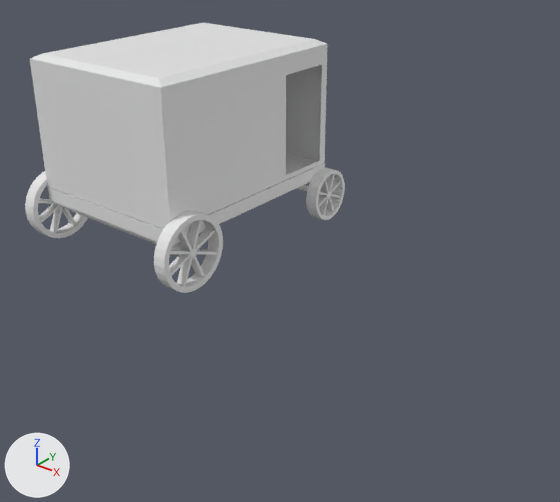
One commit to the glTF model src/buggy/Buggy.glb: the scene before it, then after it.
Camera for both pictures: a camera (50 mm lens) standing at (6.83, -10.31, 7.18) and looking at (-1.59, 0.22, 0.65). Every picture has the same lights, and +X, +Y and +Z are marked at lower left. Where no turn or scale is listed for an object, it has been applied to the vertices. Vertices at the same position are counted once.

The scene before the commit, as lines of its bpy script (objects in view):
```python
me_cube = bpy.data.meshes.new('Cube')
me_cube.from_pydata(...)  # 30 vertices, 52 faces; spans x -1.84..1.84, y -2.91..2.91, z -2.91..2.91
me_cube_001 = bpy.data.meshes.new('Cube.001')
me_cube_001.from_pydata(...)  # 36 vertices, 68 faces; spans x -1.82..1.82, y -1.82..3.04, z -0.14..0.61
me_cylinder_019 = bpy.data.meshes.new('Cylinder.019')
me_cylinder_019.from_pydata(...)  # 408 vertices, 808 faces; spans x -0.14..4.05, y -0.78..0.78, z -0.76..0.76
me_cylinder_020 = bpy.data.meshes.new('Cylinder.020')
me_cylinder_020.from_pydata(...)  # 408 vertices, 808 faces; spans x -0.58..0.58, y -0.56..0.56, z -4.08..0.14
ob_cube = bpy.data.objects.new('Cube', me_cube_001)
ob_cube.location = (-4.67, 0.38, 1.13)
ob_cube_003 = bpy.data.objects.new('Cube.003', me_cube)
ob_cube_003.location = (-4.69, 0.98, 2.67)
ob_cube_003.scale = (1.0, 0.83, 0.473)
ob_cylinder_001 = bpy.data.objects.new('Cylinder.001', me_cylinder_019)
ob_cylinder_001.location = (-6.63, -1.1, 0.79)
ob_cylinder_004 = bpy.data.objects.new('Cylinder.004', me_cylinder_020)
ob_cylinder_004.location = (-6.64, 3.28, 0.61)
ob_cylinder_004.rotation_euler = (0.0, -1.571, 0.0)  # degrees (0, -90, 0)
```
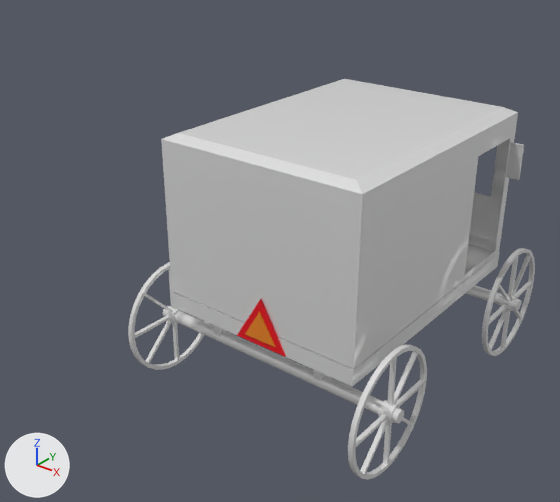
Where the change shows, as pixel boxes [x1, y1, x2, y2] in the pictures (560 x 502 px):
'Cube.003', reshaped, moved (20% wider, 41% taller)
    before: [30, 23, 328, 229]
    after: [161, 79, 518, 369]
'Cylinder', added
    after: [128, 262, 427, 480]
'Cube', recoloured, moved
    before: [48, 163, 325, 245]
    after: [173, 253, 499, 387]
'Cylinder.001', deleted
    before: [25, 171, 223, 293]
'Cylinder.004', reshaped, moved, turned, rescaled
    before: [297, 168, 345, 220]
    after: [465, 248, 535, 356]
'Cube.008', added (red)
    after: [237, 299, 286, 357]
'Cube.011', added
    after: [506, 142, 524, 180]
'Cube.009', added (orange)
    after: [245, 311, 276, 347]
'Cube.012', added
    after: [313, 370, 327, 382]
'Cube.006', added
    after: [213, 325, 226, 336]
part 1 of me_cube, built on
    before: [161, 56, 322, 221]
    after: [354, 135, 510, 368]
part 2 of me_cube, recoloured
    before: [30, 23, 328, 229]
    after: [161, 79, 518, 369]
part 3 of me_cylinder_020, added
    after: [465, 285, 521, 311]
part 4 of me_cylinder_020, deleted
    before: [306, 168, 345, 220]
part 5 of me_cylinder_020, deleted
    before: [318, 174, 341, 216]
part 6 of me_cylinder_020, built on
    before: [297, 185, 325, 195]
part 7 of me_cylinder_020, added
    after: [482, 248, 535, 356]

Edits to the bpy script that builds the scene:
```text
Change me_cube_001:
    where me_cube_001.from_pydata(...)  # 36 vertices, 68 faces; spans x -1.82..1.82, y -1.82..3.04, z -0.14..0.61
    add me_cube_001.materials.append(mat_black)  # white #ffffff
Change me_cylinder_020:
    used by ob_cylinder_004; location = (-6.64, 3.28, 0.61); rotation_euler = (0.0, -1.571, 0.0), in degrees (0, -90, 0)
    remove me_cylinder_020.from_pydata(...)  # 408 vertices, 808 faces; spans x -0.58..0.58, y -0.56..0.56, z -4.08..0.14
    add me_cylinder_020.from_pydata(...)  # 704 vertices, 1340 faces; spans x -1.0..1.0, y -1.0..1.0, z -4.48..116.77
    me_cylinder_020 part 3: a new loose piece, a 32-sided cylinder along z spanning x -0.1..0.1, y -0.1..0.1, z -4.48..116.77, in mat_black (white #ffffff)
    me_cylinder_020 part 4: the loose piece of 120 vertices spanning x -0.58..0.58, y -0.56..0.56, z -4.08..-3.8 is deleted
    me_cylinder_020 part 5: the loose piece of 80 vertices spanning x -0.46..0.46, y -0.46..0.46, z -4.04..-3.85 is deleted
    me_cylinder_020 part 6: 88 vertices removed from x -0.46..0.46, y -0.46..0.46, z -4.01..0.1; 304 vertices added at x -1.0..1.0, y -1.0..1.0, z -2.34..2.78
    me_cylinder_020 part 7: 320 vertices added at x -1.0..1.0, y -1.0..1.0, z 109.38..114.51
    add me_cylinder_020.materials.append(mat_black)  # white #ffffff
Change me_cube:
    used by ob_cube_003; location = (-4.69, 0.98, 2.67); scale = (1.0, 0.83, 0.473)
    remove me_cube.from_pydata(...)  # 30 vertices, 52 faces; spans x -1.84..1.84, y -2.91..2.91, z -2.91..2.91
    add me_cube.from_pydata(...)  # 36 vertices, 60 faces; spans x -1.84..1.84, y -2.91..2.91, z -2.91..2.91
    me_cube part 1
    10 faces are deleted
    6 vertices are added at (-1.52, 2.91, -0.71), (-1.52, 2.91, 2.28), (-1.52, 2.91, 2.08), (1.54, 2.91, -0.71), (1.54, 2.91, 2.08), (1.54, 2.91, 2.28)
    18 new faces join them
    me_cube part 2: 42 faces spanning x -1.84..1.84, y -2.91..2.91, z -2.91..2.91 switch from no material to mat_black (white #ffffff)
Add me_cube_011:
    me_cube_011.from_pydata([(-0.74, -1.0, -1.0), (0.03, -1.0, 0.27), (-0.74, 1.0, -1.0), (0.03, 1.0, 0.27), (0.74, -1.0, -1.0), (0.01, -1.0, 0.27), (0.74, 1.0, -1.0), (0.01, 1.0, 0.27)], [], [(0, 1, 3), (0, 3, 2), (2, 3, 6), (3, 7, 6), (6, 7, 5), (6, 5, 4), (4, 5, 0), (5, 1, 0), (2, 6, 4), (2, 4, 0), (7, 3, 1), (7, 1, 5)])
    me_cube_011.materials.append(mat_material_021)  # orange #e7831d
Add me_cube_010:
    me_cube_010.from_pydata([(-0.74, -1.0, -1.0), (0.03, -1.0, 0.27), (-0.74, 1.0, -1.0), (0.03, 1.0, 0.27), (0.74, -1.0, -1.0), (0.01, -1.0, 0.27), (0.74, 1.0, -1.0), (0.01, 1.0, 0.27)], [], [(0, 1, 3), (0, 3, 2), (2, 3, 6), (3, 7, 6), (6, 7, 5), (6, 5, 4), (4, 5, 0), (5, 1, 0), (2, 6, 4), (2, 4, 0), (7, 3, 1), (7, 1, 5)])
    me_cube_010.materials.append(mat_material_022)  # red #e70017
Change ob_cube:
    ob_cube.location: (-4.67, 0.38, 1.13) -> (0.07, -0.66, 0.71)
Remove ob_cylinder_001:
    ob_cylinder_001 = bpy.data.objects.new('Cylinder.001', me_cylinder_019)
Change ob_cylinder_004:
    ob_cylinder_004.location: (-6.64, 3.28, 0.61) -> (-2.17, 2.04, 0.11)
    ob_cylinder_004.rotation_euler: (0.0, -1.571, 0.0) -> (0.0, 1.571, 0.0)  # degrees (0, -90, 0) -> degrees (0, 90, 0)
    ob_cylinder_004.scale: (1.0, 1.0, 1.0) -> (1.03, 1.03, 0.0402)
Change ob_cube_003:
    ob_cube_003.location: (-4.69, 0.98, 2.67) -> (0.06, -0.05, 2.24)
Add ob_cube_012:
    ob_cube_012 = bpy.data.objects.new('Cube.012', me_cube_026)  # a box spanning x 3.063..3.221, y -1.003..-0.851, z 1.306..1.82; in mat_black (white #ffffff)
    ob_cube_012.location = (-2.07, -1.19, -1.19)
Add ob_cylinder:
    ob_cylinder = bpy.data.objects.new('Cylinder', me_cylinder)  # 704 vertices, 1340 faces; spans x -0.18..4.67, y -1.03..1.03, z -1.03..1.03; in mat_black (white #ffffff)
    ob_cylinder.location = (-2.16, -2.11, 0.1)
Add ob_cube_011:
    ob_cube_011 = bpy.data.objects.new('Cube.011', me_cube_017)  # 32 vertices, 48 faces; spans x -1.0..16.6, y -67.5..1.0, z -31.6..35.6; in mat_black (white #ffffff)
    ob_cube_011.location = (1.89, 2.24, 2.74)
    ob_cube_011.rotation_euler = (-3.124, -0.000154, 1.58)  # degrees (-179, 0, 91)
    ob_cube_011.scale = (-0.00925, -0.00427, -0.00937)
Add ob_cube_009:
    ob_cube_009 = bpy.data.objects.new('Cube.009', me_cube_011)
    ob_cube_009.location = (0.19, -2.51, 1.1)
    ob_cube_009.rotation_euler = (0.0, 3.124, 0.0)  # degrees (0, 179, 0)
    ob_cube_009.scale = (-0.408, -0.00949, -0.408)
Add ob_cube_008:
    ob_cube_008 = bpy.data.objects.new('Cube.008', me_cube_010)
    ob_cube_008.location = (0.19, -2.49, 1.24)
    ob_cube_008.rotation_euler = (0.0, 3.139, 0.0)  # degrees (0, 180, 0)
    ob_cube_008.scale = (-0.655, -0.0152, -0.655)
Add ob_cube_006:
    ob_cube_006 = bpy.data.objects.new('Cube.006', me_cube_006)  # a box spanning x 3.063..3.221, y -1.003..-0.851, z 1.471..2.05; in mat_black (white #ffffff)
    ob_cube_006.location = (-4.17, -1.2, -1.39)
```
